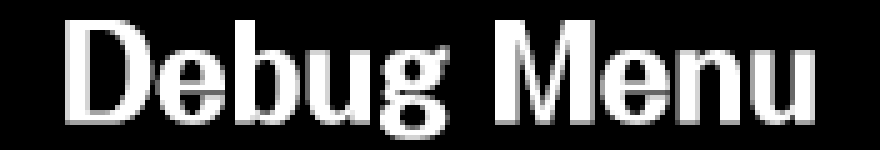
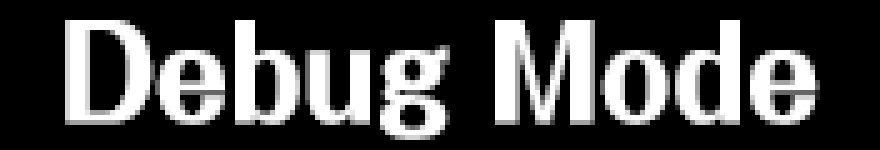
Two versions of the same layered image (880 × 150). Layer-by-layer changes:
renamed "Debug Menu" to "Debug Mode", painted on it over 600, 20, 820, 125
